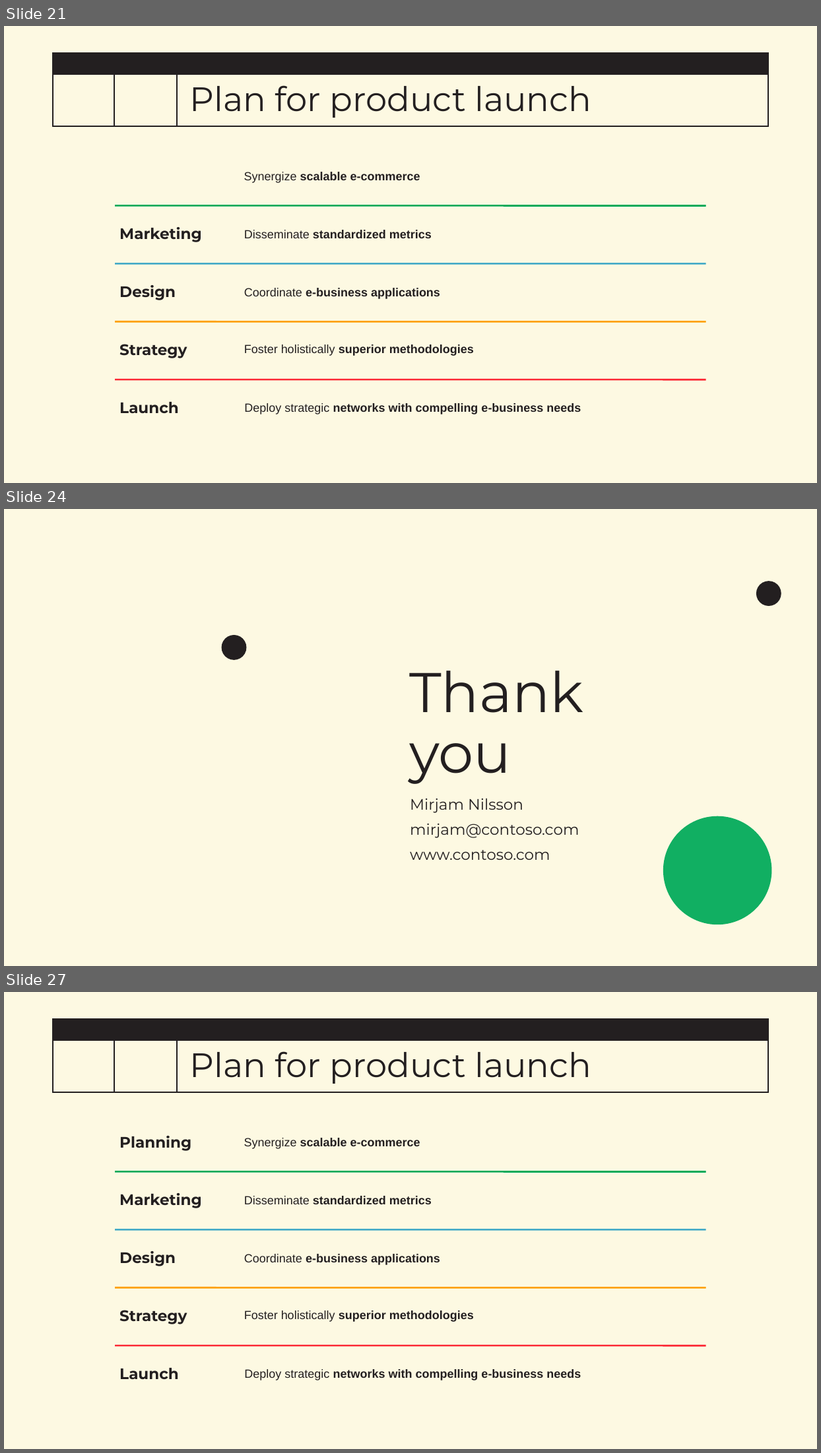
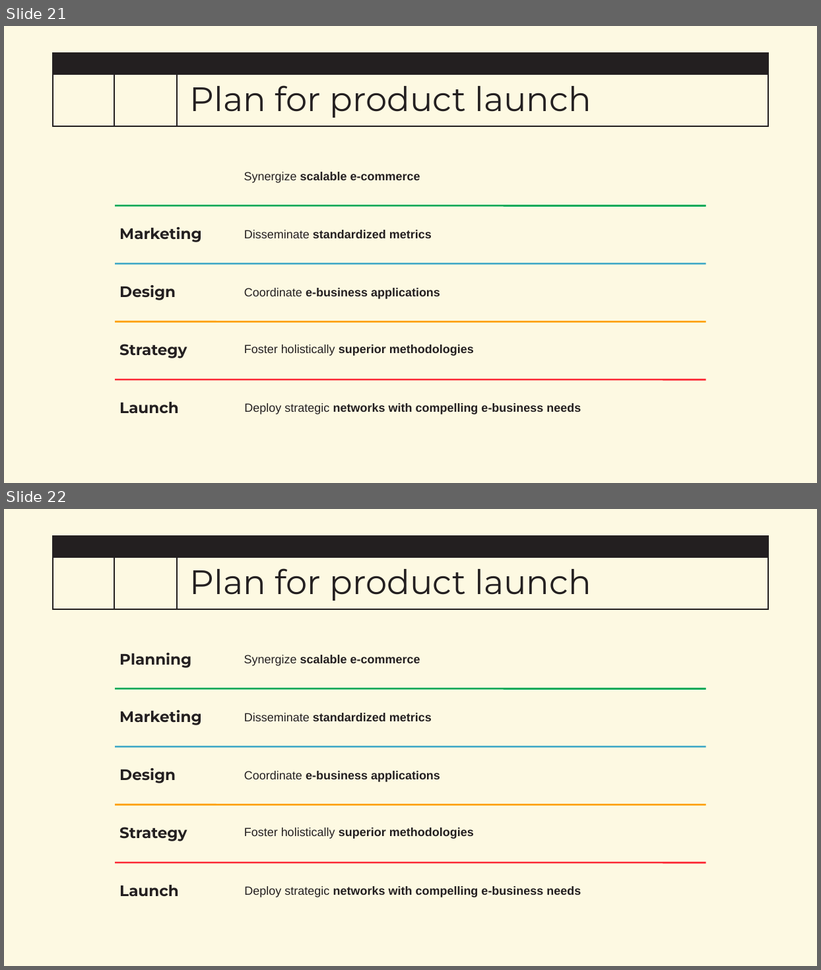
Before and after one commit to Ismaelmtzuru/NYC-taxis-carbon-emission, a slide deck: PF-DS-PT04.pptx. Shown one above the other, each under a label of ours: slides 21, 24 and 27 before the commit, slides 21 and 22 after it; the slides between them are not shown. The pictures are 821x1453 and 821x970 pixels, drawn with LibreOffice and Linux fonts; fonts in the diff are those of the drawing; background and template pictures are left out. Boxes give left, top, right and bottom in pixels: in the first picture for what was removed or moved away, otherwise in the second. Text is boxed around its words. In the diff, an @@ line names an element or a change of style, - is before the commit and + after.

```diff
--- a/PF-DS-PT04.pptx
+++ b/PF-DS-PT04.pptx
@@ slide 24 removed at [4,509,817,966], background #FDF9E2 @@
@@ ellipse removed at [757,581,781,606] @@
@@ ellipse removed at [222,635,247,660] @@
@@ title removed at [409,671,583,784] @@
-Thank you
@@ text removed at [410,799,579,860] @@
-Mirjam Nilsson
-mirjam@contoso.com
-www.contoso.com
@@ ellipse removed at [663,817,772,925] @@
@@ what was slide 27 is now slide 22 @@
```
Also in this commit, not shown: 2 slides changed, 4 other slides removed, 2 other files.
